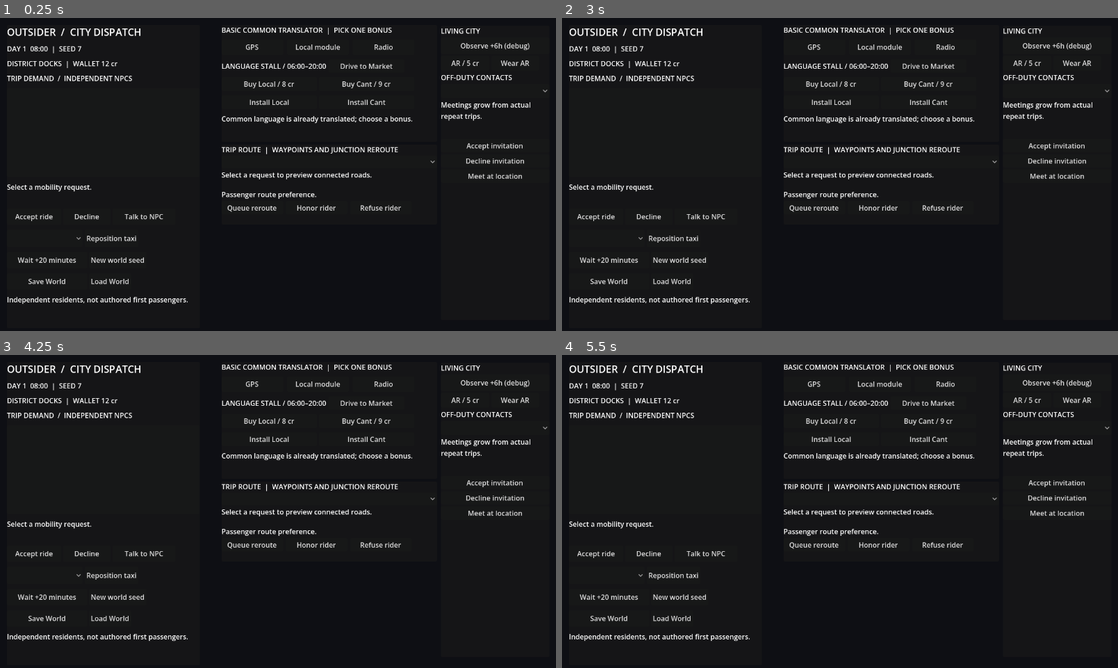
Above: before the commit, frames 1-4 (two rows, left to right).
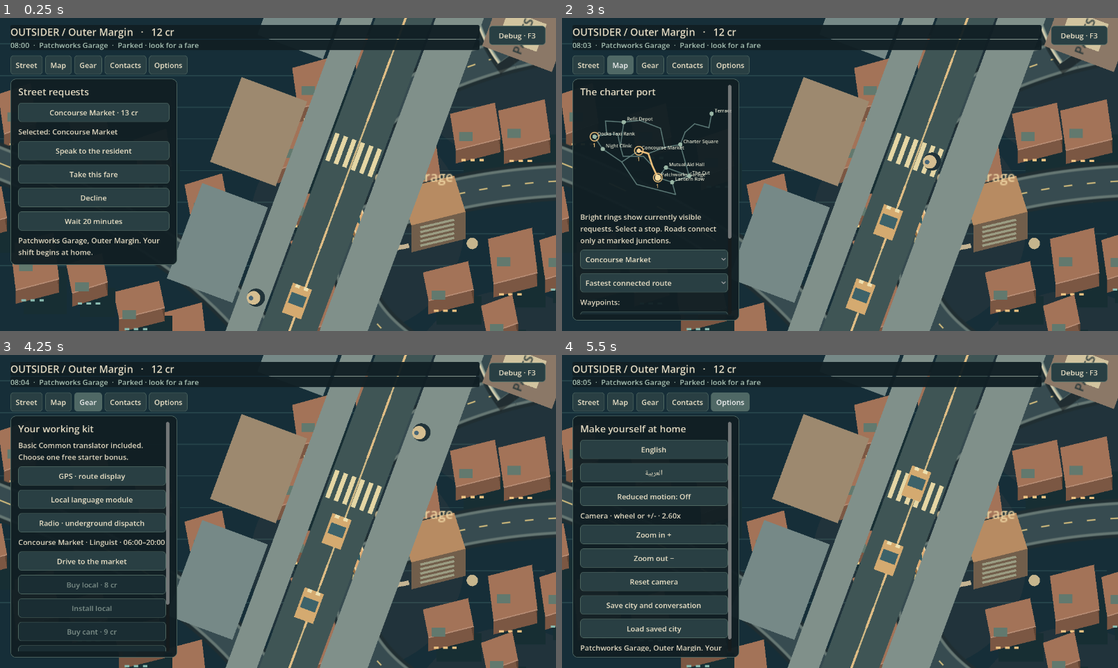
Above: after the commit, the same moments.

Repository: MohamedXIV/outsider-driver-2d
Game: Godot game, scene res://scenes/sandbox.tscn
Two runs of this game, one before a commit and one after it. Both use one fixed random seed, a clock stepped at 60 frames per second and the inputs below.
Inputs (mouse positions are in pixels of both pictures, inside the frame that each line leads up to):
- Up to frame 1 (0.25 s): no input
- Up to frame 2 (3 s): click (1079, 36) at 0.5 s, where only the run after the commit has a clickable "Debug · F3"; click (1079, 36) at 1.25 s, where only the run after the commit has a clickable "Player · F3"; click (589, 64) at 2 s, where only the run after the commit has a clickable "Street"; click (623, 64) at 2.75 s, where only the run after the commit has a clickable "Map"
- Up to frame 3 (4.25 s): click (88, 401) at 3.5 s, where only the run after the commit has a clickable "Gear"
- Up to frame 4 (5.5 s): click (689, 401) at 4.25 s, where only the run after the commit has a clickable "Contacts"; click (728, 401) at 5 s, where only the run after the commit has a clickable "Options"

The runs differ from the first frame. In frame 1, 86% of the frame differs, in the area x 0-100%, y 0-100%; in frame 2, 78%; in frame 3, 85%; in frame 4, 86%.
Error before the commit: Parse Error: Could not parse global class "SandboxPlayerUI" from "res://scripts/sandbox/sandbox_player_ui.gd". (res://scripts/sandbox/sandbox_main.gd:67)

Commit message:
fix(r05): avoid redeclaring speaker in passenger-question Player UI

Diff:
--- a/scripts/sandbox/sandbox_player_ui.gd
+++ b/scripts/sandbox/sandbox_player_ui.gd
@@ -201,9 +201,9 @@
 					_label(trp("Your passenger speaks first","الراكب يبدأ الحديث"),true)
 					var question_label: Label=_label(SandboxRiderInitiative.question(world,locale))
 					if not SandboxRiderInitiative.understood(world):
-						var speaker: Dictionary=world.resident(str(prompt.get("npc_id","")))
+						var rider_speaker: Dictionary=world.resident(str(prompt.get("npc_id","")))
 						var font_path: String=SandboxLanguagePresentation.native_font_path(
-								str(speaker.get("language","")))
+								str(rider_speaker.get("language","")))
 						if not font_path.is_empty():
 							question_label.add_theme_font_override("font",load(font_path))
 						question_label.text_direction=Control.TEXT_DIRECTION_LTR
